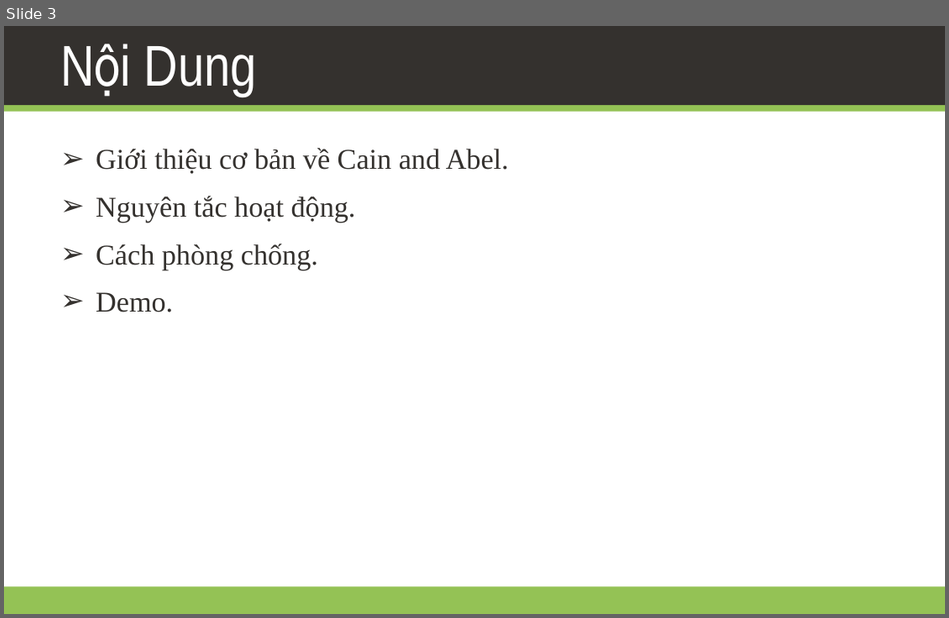
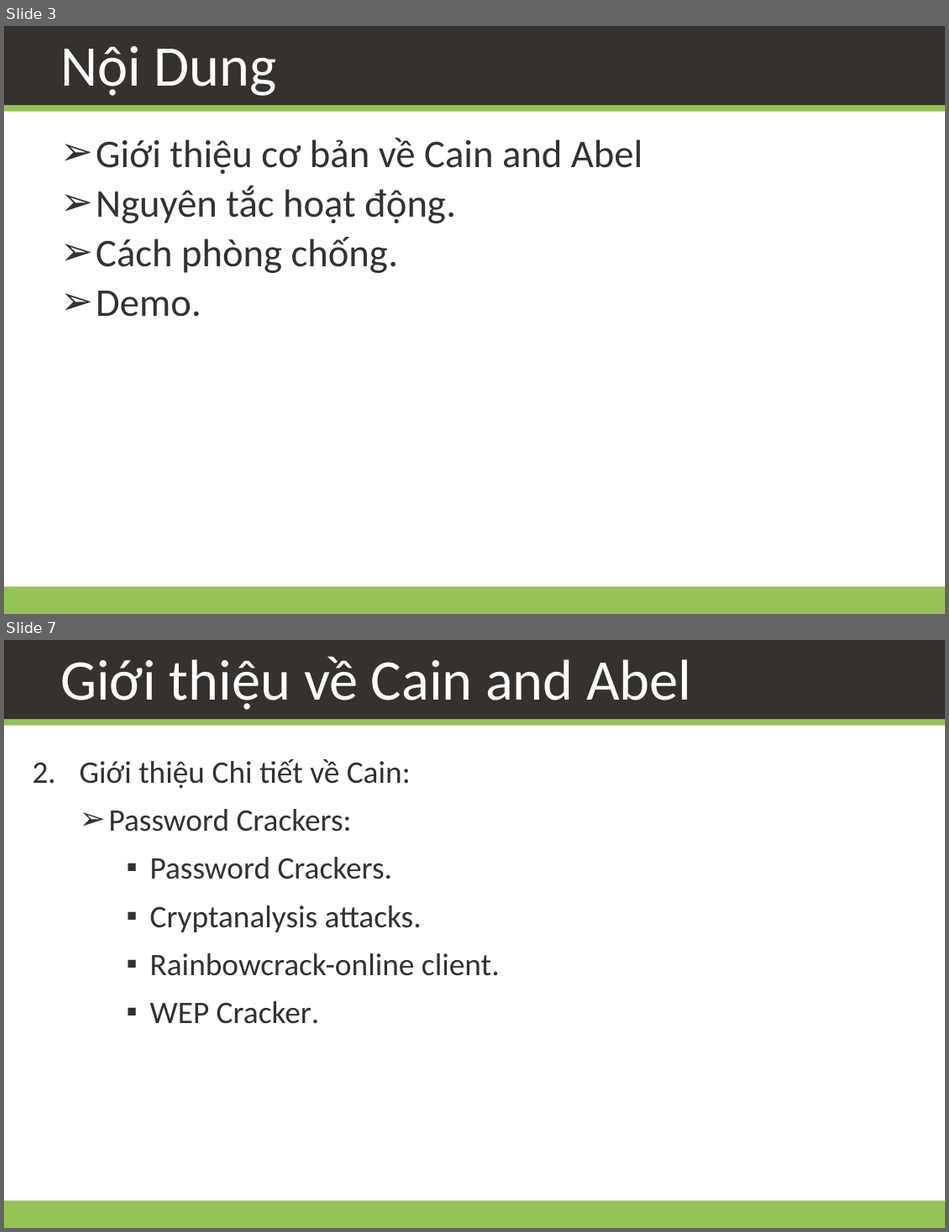
Before and after one commit to daotk/cdkpt, a slide deck: CDBM/Team Assignment 01/Team02.pptx. Shown one above the other, each under a label of ours: slide 3 before the commit, slides 3 and 7 after it; the slides between them are not shown. The pictures are 949x618 and 949x1232 pixels, drawn with LibreOffice and Linux fonts; fonts in the diff are those of the drawing; background and template pictures are left out. Boxes give left, top, right and bottom in pixels: in the first picture for what was removed or moved away, otherwise in the second. Text is boxed around its words. In the diff, an @@ line names an element or a change of style, - is before the commit and + after.

```diff
--- a/CDBM/Team Assignment 01/Team02.pptx
+++ b/CDBM/Team Assignment 01/Team02.pptx
@@ slide 7 added at (4, 640, 945, 1228), background #FFFFFF; not listed: 3 template elements that a slide beside it also shows @@
@@ title added at (60, 656, 691, 710), 44 pt, text #FFFFFF @@
+Giới thiệu về Cain and Abel
@@ text added at (80, 759, 500, 1024), 24 pt, text #34312E @@
+2. Giới thiệu Chi tiết về Cain:
+  ➢ Password Crackers:
+    ▪ Password Crackers.
+    ▪ Cryptanalysis attacks.
+    ▪ Rainbowcrack-online client.
+    ▪ WEP Cracker.
@@ slide 3 changed as well @@
@@ title "Nội Dung" at (60, 46, 277, 96): font Arial Narrow to Calibri @@
@@ text at (96, 138, 642, 174): text changed; size 22 to 30 pt; font Times New Roman to Calibri @@
-➢ Giới thiệu cơ bản về Cain and Abel.
+➢ Giới thiệu cơ bản về Cain and Abel
@@ text at (96, 185, 456, 317): size 22 to 30 pt, font Times New Roman to Calibri in "Nguyên tắc hoạt động.", "Cách phòng chống.", "Demo."; more space between paragraphs @@
```
Also in this commit, not shown: 2 other slides changed, 14 other slides added, 3 slides removed.
